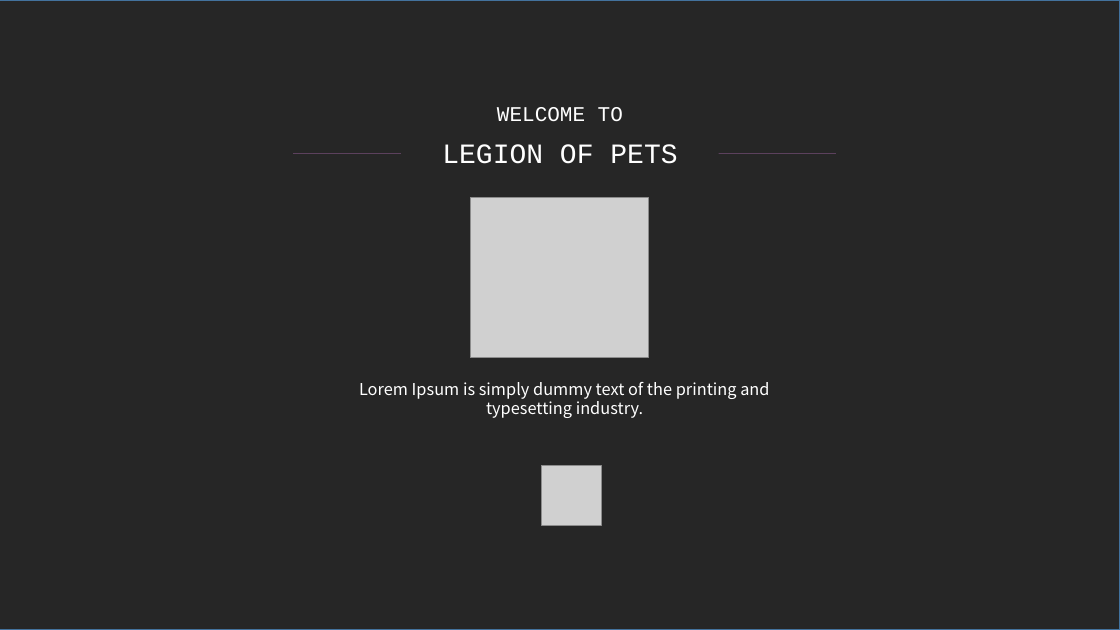
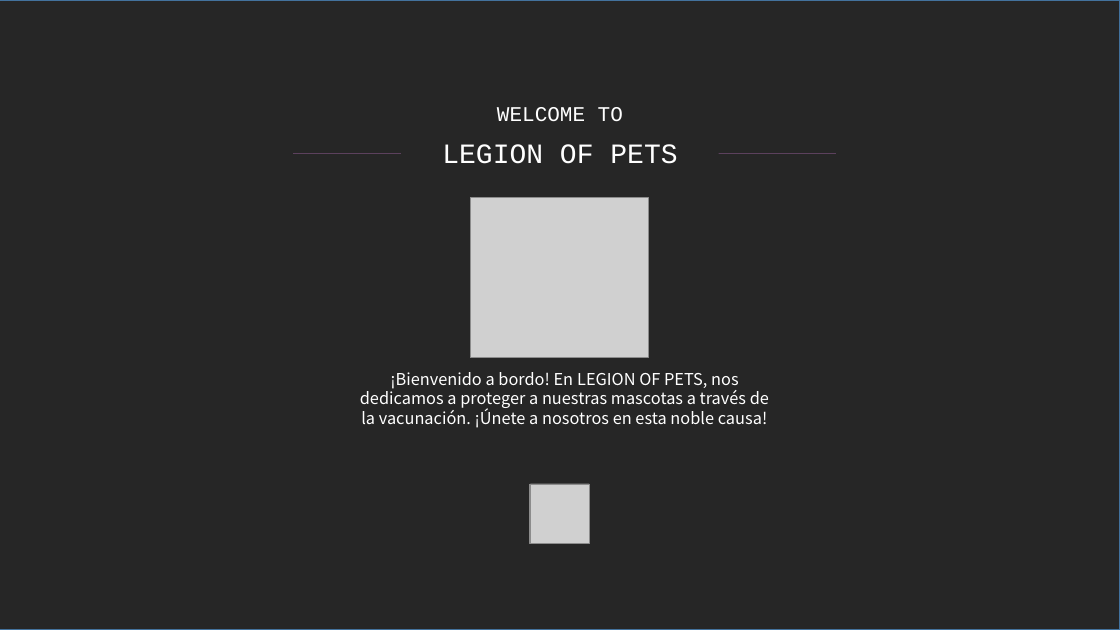
Before and after one commit to fafi-svg/App_web_vacunas, a slide deck: slide 9 of Documents_Desing/Diseños_veterinaria_vacunas.pptx. Drawn at 1120x630 pixels with LibreOffice and Linux fonts; fonts in the diff are those of the drawing; grey boxes stand for pictures. Boxes give left, top, right and bottom in pixels: in the first picture for what was removed or moved away, otherwise in the second. Text is boxed around its words. In the diff, an @@ line names an element or a change of style, - is before the commit and + after.

```diff
--- a/Documents_Desing/Diseños_veterinaria_vacunas.pptx
+++ b/Documents_Desing/Diseños_veterinaria_vacunas.pptx
@@ text at bbox=[360, 372, 769, 428]: text changed @@
-Lorem Ipsum is simply dummy text of the printing and typesetting industry.
+¡Bienvenido a bordo! En LEGION OF PETS, nos dedicamos a proteger a nuestras mascotas a través de la vacunación. ¡Únete a nosotros en esta noble causa!
@@ picture removed at bbox=[542, 465, 601, 525] @@
@@ picture added at bbox=[530, 484, 589, 544] @@
@@ picture added at bbox=[531, 484, 590, 544] @@
```
Also in this commit, not shown: 1 other slide changed, 1 slide added, 7 other files.
